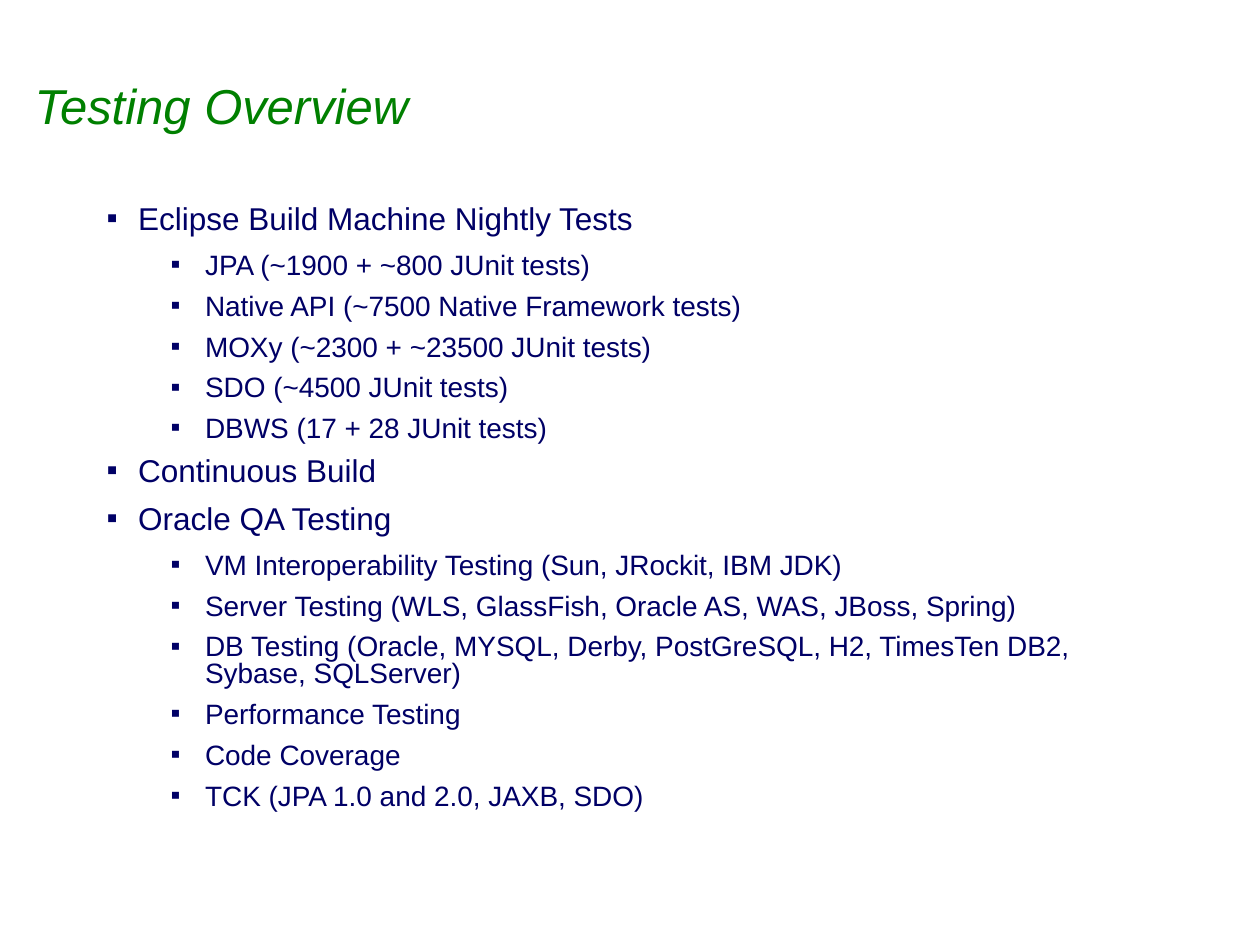
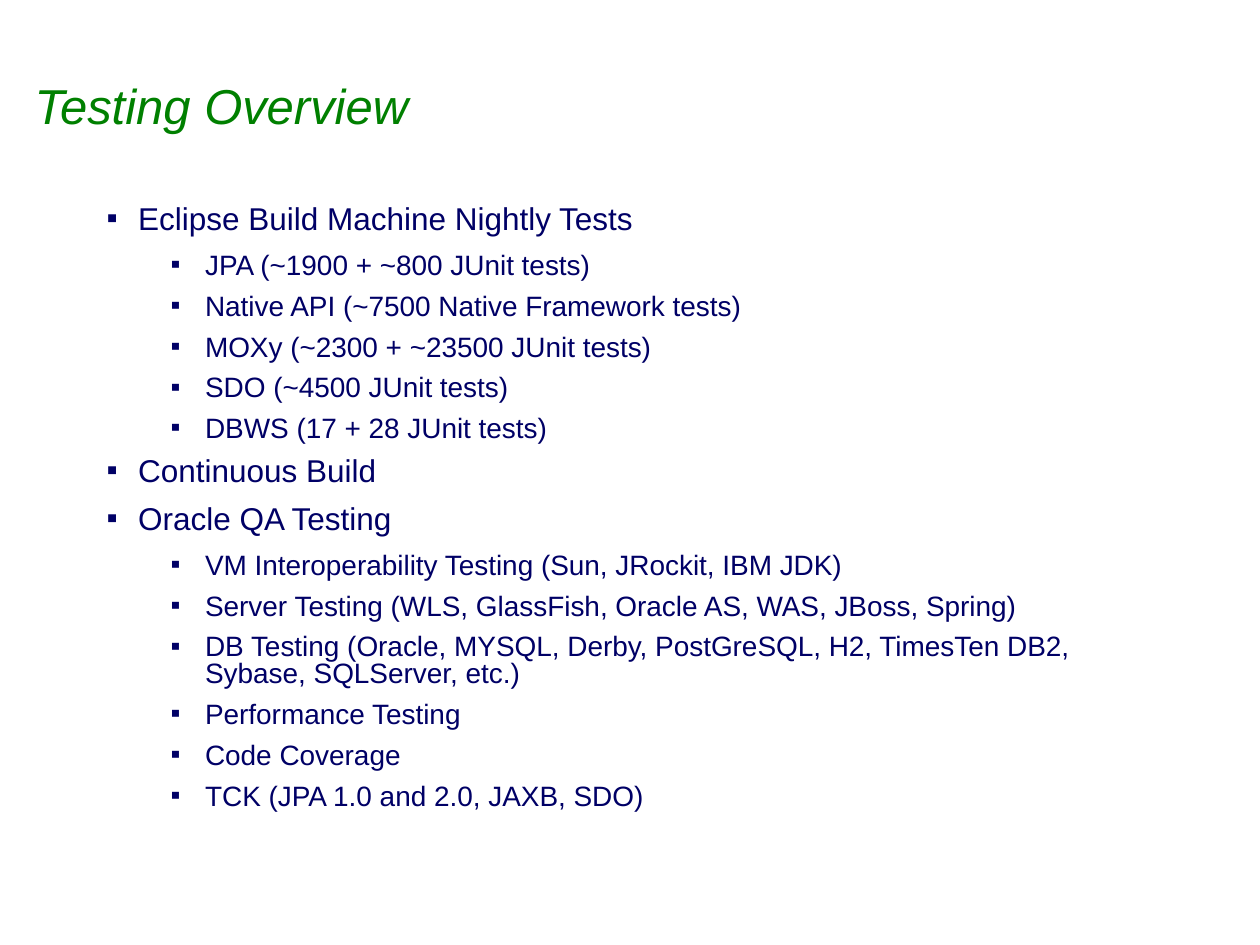
Before and after one commit to sabineheider/incubator, a slide deck: slide 2 of summit-2010/EclipseLink-Testing.ppt. Drawn at 1260x945 pixels with LibreOffice and Linux fonts; fonts in the diff are those of the drawing; background and template pictures are left out. Boxes give left, top, right and bottom in pixels: in the first picture for what was removed or moved away, otherwise in the second. Text is boxed around its words. In the diff, an @@ line names an element or a change of style, - is before the commit and + after.

Commit message:
Updates to Testing + rough OSGi

```diff
--- a/summit-2010/EclipseLink-Testing.ppt
+++ b/summit-2010/EclipseLink-Testing.ppt
@@ text at [205, 635, 1069, 688]: text changed @@
-  ▪ DB Testing (Oracle, MYSQL, Derby, PostGreSQL, H2, TimesTen DB2, Sybase, SQLServer)
+  ▪ DB Testing (Oracle, MYSQL, Derby, PostGreSQL, H2, TimesTen DB2, Sybase, SQLServer, etc.)
```
Also in this commit, not shown: 2 other slides changed, 1 other file.
